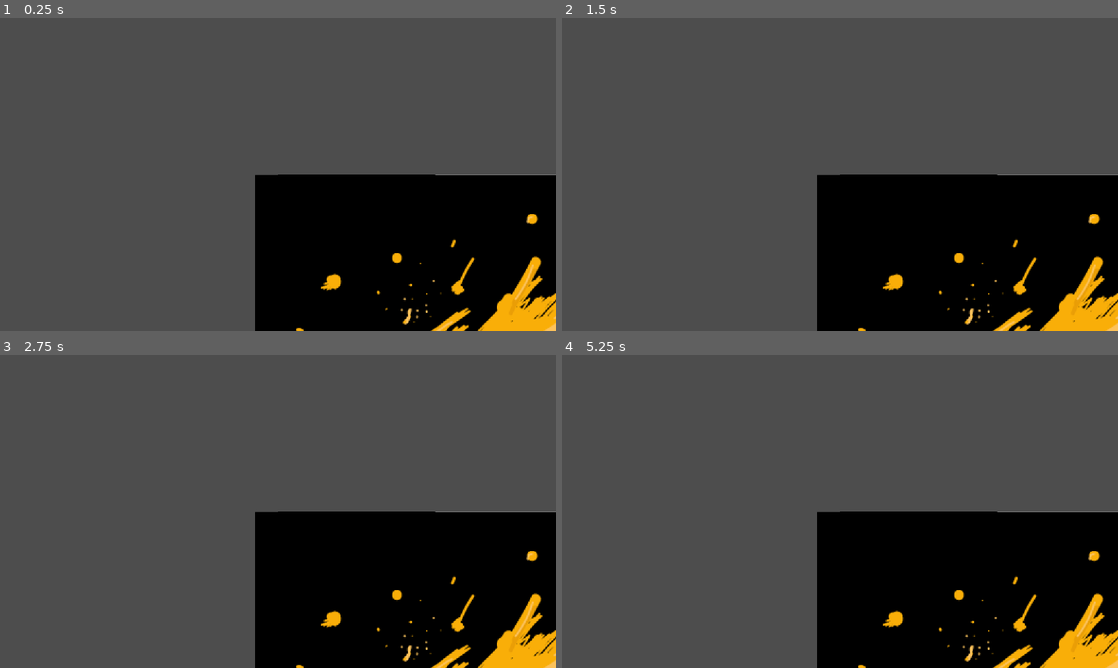
Above: before the commit, frames 1-4 (two rows, left to right).
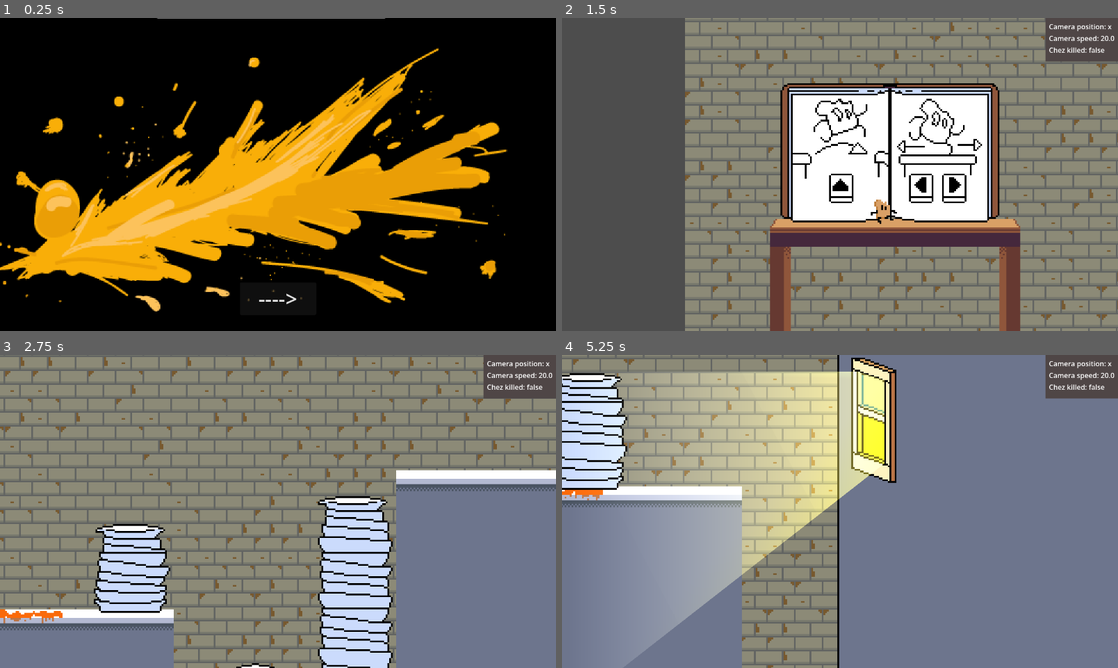
Above: after the commit, the same moments.

Repository: mikedev2017/Collab-Jam-2026
Game: Godot game, scene res://scenes/game_over.tscn
Two runs of this game, one before a commit and one after it. Both use one fixed random seed, a clock stepped at 60 frames per second and the inputs below. The project has no main scene, so this scene is started directly. The engine's default icon, where the game draws it, is replaced by a stand-in: a white triangle on a blue panel in a dark square.
Inputs (mouse positions are in pixels of both pictures, inside the frame that each line leads up to):
- Up to frame 1 (0.25 s): no input
- Up to frame 2 (1.5 s): click (840, 299) at 0.5 s, where only the run after the commit has a clickable "---->"; move the mouse to (962, 158) at 1.27 s; hold D (right) from 1.28 s (still down)
- Up to frame 3 (2.75 s): keep holding D (right); tap W (jump) at 1.52, 2.27 s; move the mouse to (166, 527) at 2.02 s
- Up to frame 4 (5.25 s): move the mouse to (895, 442) at 2.77 s; release D (right) at 2.78 s; hold A (left) 2.78-3.53 s; move the mouse to (812, 574) at 3.52 s; hold D (right) 3.53-5.03 s; tap W (jump) at 3.77, 4.52 s; move the mouse to (1006, 558) at 4.27 s; move the mouse to (673, 464) at 5.02 s; hold A (left) from 5.03 s (still down)

The runs differ from the first frame. In frame 1, 83% of the frame differs, in the area x 0-100%, y 0-100%; in frame 2, 70%; in frame 3, 88%; in frame 4, 97%.

Commit message:
Game Over art and sound updated.

Diff:
--- a/scenes/game_over.tscn
+++ b/scenes/game_over.tscn
@@ -3,6 +3,7 @@
 [ext_resource type="Script" uid="uid://cnaedggd1l7ho" path="res://scripts/game_over.gd" id="1_wqhvx"]
 [ext_resource type="Texture2D" uid="uid://dtkn1b3f0bp24" path="res://assets/sprites/cutscene_sprites/SG-storyboard-plated-chez.png" id="2_wqhvx"]
 [ext_resource type="Texture2D" uid="uid://by7txd118j3xa" path="res://assets/sprites/cutscene_sprites/SG-storyboard-cheeze-slice-final.png" id="3_tbwuq"]
+[ext_resource type="AudioStream" uid="uid://dw2vfx8hwnvh8" path="res://audio/splat.wav" id="4_racf3"]
 
 [sub_resource type="Animation" id="Animation_racf3"]
 resource_name = "Kill_Chez"
@@ -13,7 +14,7 @@
 tracks/0/interp = 1
 tracks/0/loop_wrap = true
 tracks/0/keys = {
-"times": PackedFloat32Array(0, 1),
+"times": PackedFloat32Array(0.6, 1),
 "transitions": PackedFloat32Array(1, 1),
 "update": 0,
 "values": [Color(1, 1, 1, 1), Color(1, 1, 1, 0)]
@@ -49,6 +50,7 @@
 script = ExtResource("1_wqhvx")
 
 [node name="AnimationPlayer" type="AnimationPlayer" parent="." unique_id=1606976548]
+unique_name_in_owner = true
 libraries/ = SubResource("AnimationLibrary_v3hpu")
 
 [node name="PanelGameOverBackground" type="Panel" parent="." unique_id=1769547915]
@@ -80,5 +82,10 @@
 text = "---->"
 
 [node name="Camera2D" type="Camera2D" parent="." unique_id=291347133]
+anchor_mode = 0
+
+[node name="AudioStreamPlayer2D" type="AudioStreamPlayer2D" parent="." unique_id=1944890313]
+unique_name_in_owner = true
+stream = ExtResource("4_racf3")
 
 [connection signal="pressed" from="PanelGameOverBackground/ButtonRestartGame" to="." method="_on_button_restart_game_pressed"]
--- a/scripts/game_over.gd
+++ b/scripts/game_over.gd
@@ -1,5 +1,8 @@
 extends Control
 
+func _ready() -> void:
+	%AudioStreamPlayer2D.play()
+	%AnimationPlayer.play("Kill_Chez")
 
 func _on_button_restart_game_pressed() -> void:
 	SceneLoader.load_scene("res://scenes/levels/level_1.tscn")
--- a/scripts/state_machine_template/state_machine.gd
+++ b/scripts/state_machine_template/state_machine.gd
@@ -21,7 +21,6 @@
 
 func _process(delta: float) -> void:
 	current_state.update(delta)
-	print(current_state)
 
 
 func _physics_process(delta: float) -> void:
Not shown, added: audio/3xBlast - I Work in a Cafe Part-Time.wav.import
Not shown, added: audio/3xBlast - Just Add Synths.wav.import
Not shown, added: audio/3xBlast - Shattered Worlds v2.wav.import
Not shown, added: audio/3xBlast - That Optimisticly Sad Part.wav.import
Not shown, added: audio/3xBlast - WowMiauw - Siamese Cat.wav.import
Not shown, added: audio/Skateboard Deck Snap-001.wav.import
Not shown, added: audio/SkateboardJump06.wav.import
Not shown, added: audio/splat.wav.import
Not shown, added: audio/3xBlast - I Work in a Cafe Part-Time.wav
Not shown, added: audio/3xBlast - Just Add Synths.wav
Not shown, added: audio/3xBlast - Shattered Worlds v2.wav
Not shown, added: audio/3xBlast - That Optimisticly Sad Part.wav
(and 5 more such lines)
